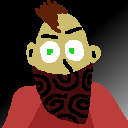
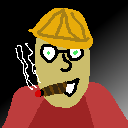
Before/after of a 128 × 128 layered artwork. What changed in the layer stack:
added layer "Layer #7" above "Layer #8" over [15, 43, 41, 90]
added layer "Layer #8" above "Layer #6" over [44, 81, 67, 96]
painted on "Layer #6" over [26, 42, 101, 97]
removed layer "color_ranger #3" over [31, 69, 93, 124]
removed layer "color_ranger #1" over [32, 64, 93, 124]
removed layer "color_ranger #2" over [35, 0, 73, 84]
removed layer "color_ranger" over [40, 27, 84, 63]
added layer "Layer #5" above "Layer #2" over [28, 8, 93, 49]
added layer "Layer #2" above "Layer #3" over [40, 44, 84, 97]
added layer "Layer #3" above "Layer #1" over [42, 46, 82, 95]
